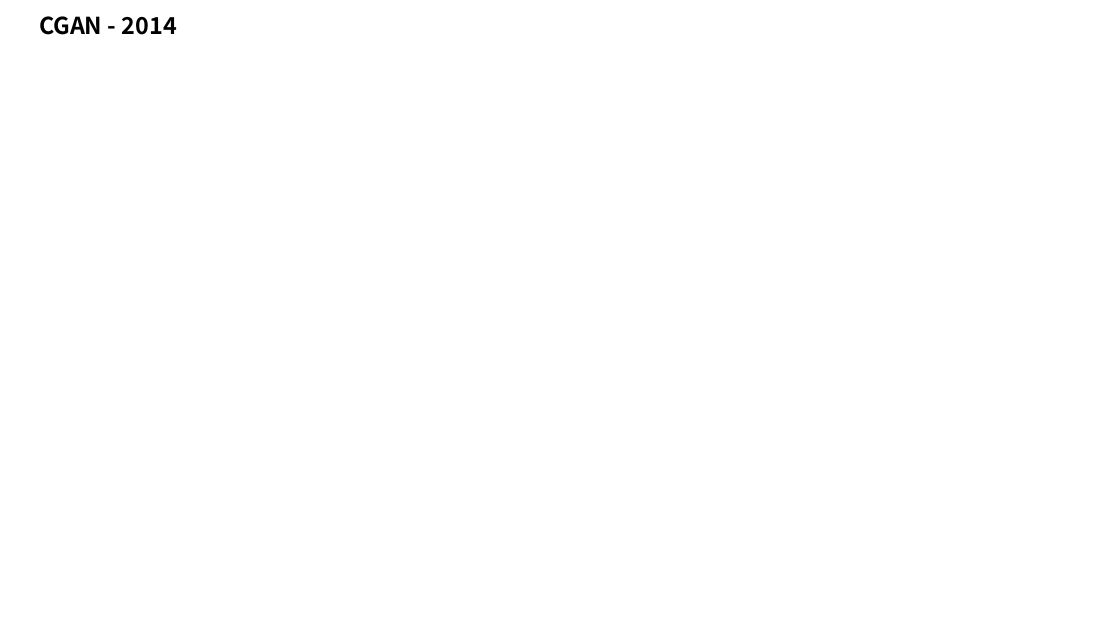
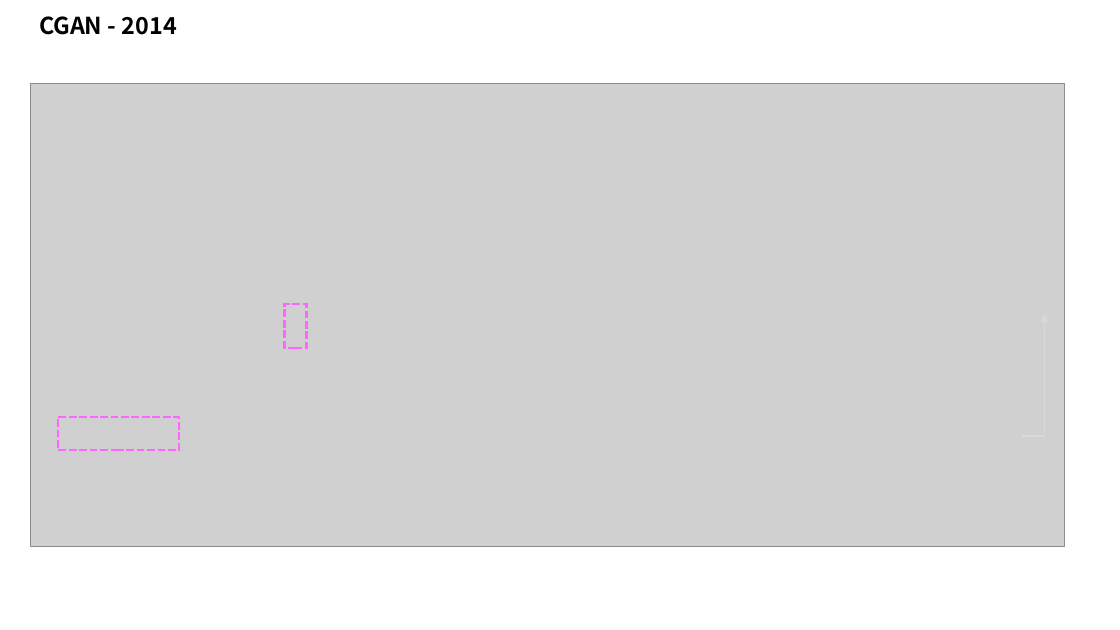
Before and after one commit to taylorguo/GAN_Understanding_Practicing, a slide deck: slide 3 of GAN_Understanding/GANunderstanding.pptx. Drawn at 1120x630 pixels with LibreOffice and Linux fonts; fonts in the diff are those of the drawing; grey boxes stand for pictures. Boxes give left, top, right and bottom in pixels: in the first picture for what was removed or moved away, otherwise in the second. Text is boxed around its words. In the diff, an @@ line names an element or a change of style, - is before the commit and + after.

```diff
--- a/GAN_Understanding/GANunderstanding.pptx
+++ b/GAN_Understanding/GANunderstanding.pptx
@@ picture added at (31,84,1065,547) @@
@@ rectangle added at (285,304,307,348), outline #FD66FF 2.25 pt dashed @@
@@ elbow arrow added from (1023, 436) to (1045, 315), #D9D9D9 1.5 pt @@
@@ rectangle added at (58,417,179,450), outline #FD66FF 2.25 pt dashed @@
```
Also in this commit, not shown: 2 other slides changed, 3 other files.
